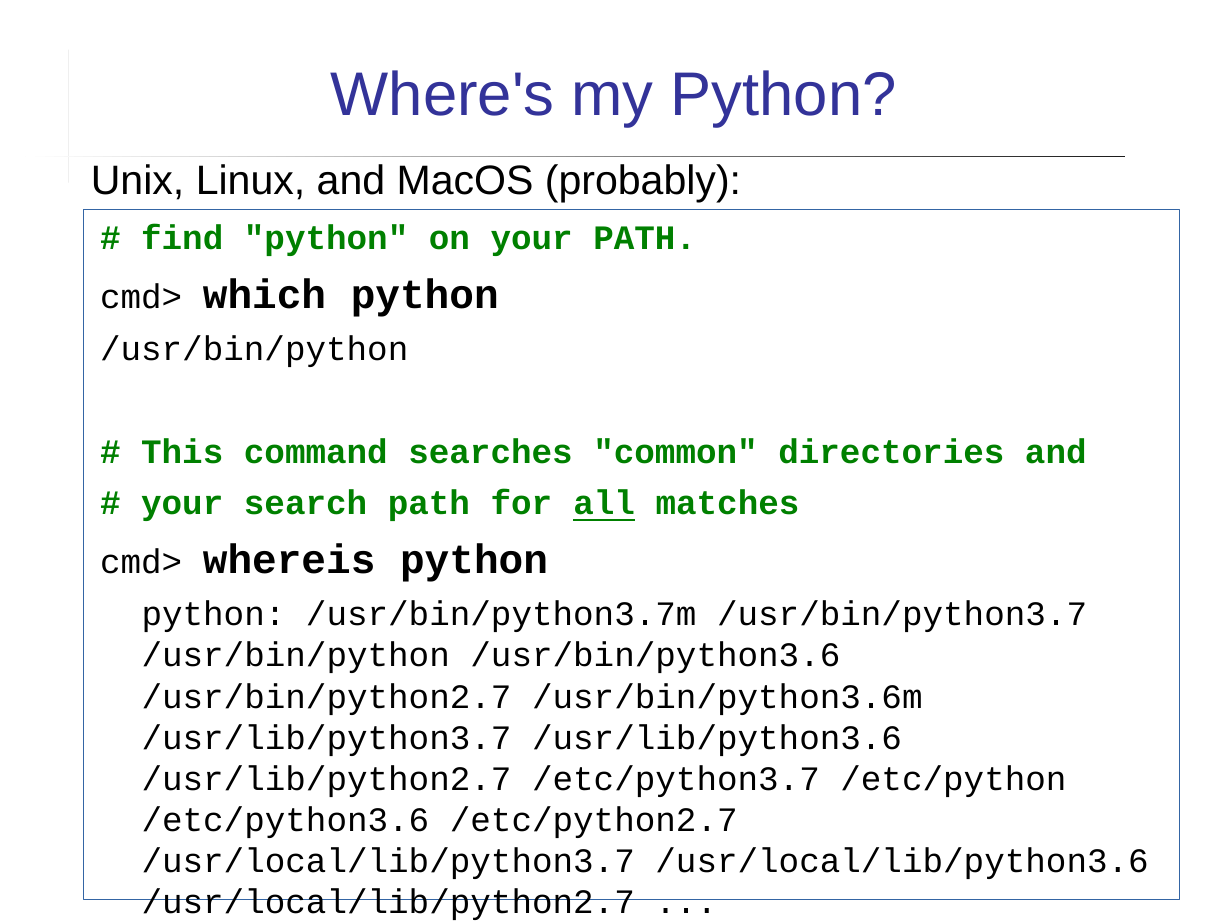
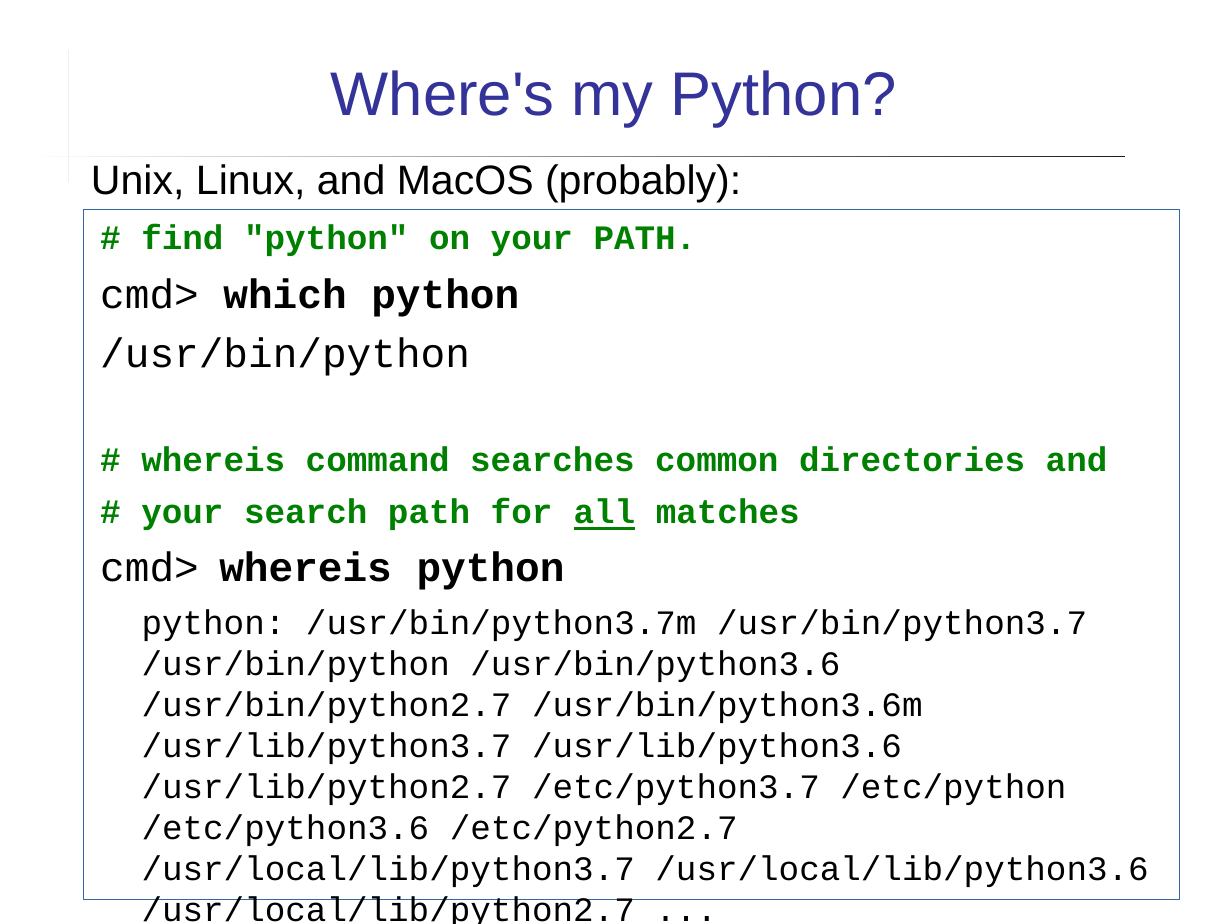
Before and after one commit to cpske/ISP, a slide deck: slide 7 of assignment/feedback/Quiz2-feedback.ppt. Drawn at 1232x924 pixels with LibreOffice and Linux fonts; fonts in the diff are those of the drawing. Boxes give left, top, right and bottom in pixels: in the first picture for what was removed or moved away, otherwise in the second. Text is boxed around its words. In the diff, an @@ line names an element or a change of style, - is before the commit and + after.

```diff
--- a/assignment/feedback/Quiz2-feedback.ppt
+++ b/assignment/feedback/Quiz2-feedback.ppt
@@ text in rectangle at [100,278,565,590]: size 20 to 24 pt in "cmd>", "/usr/bin/python", "cmd>" @@
@@ text in rectangle at [141,446,1108,472]: text changed @@
-# This command searches "common" directories and
+# whereis command searches common directories and
```
Also in this commit, not shown: 10 other slides changed, 1 slide added, 3 other files.
